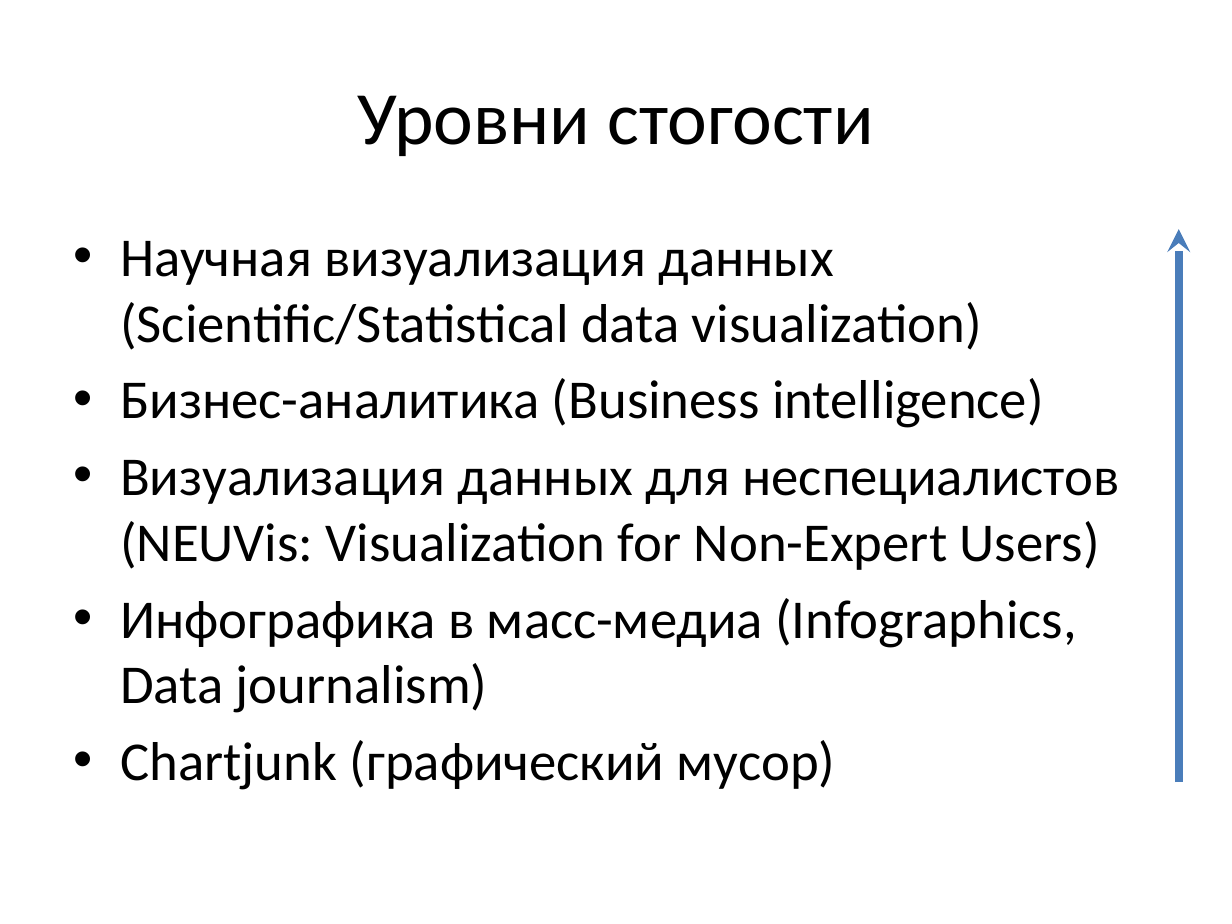
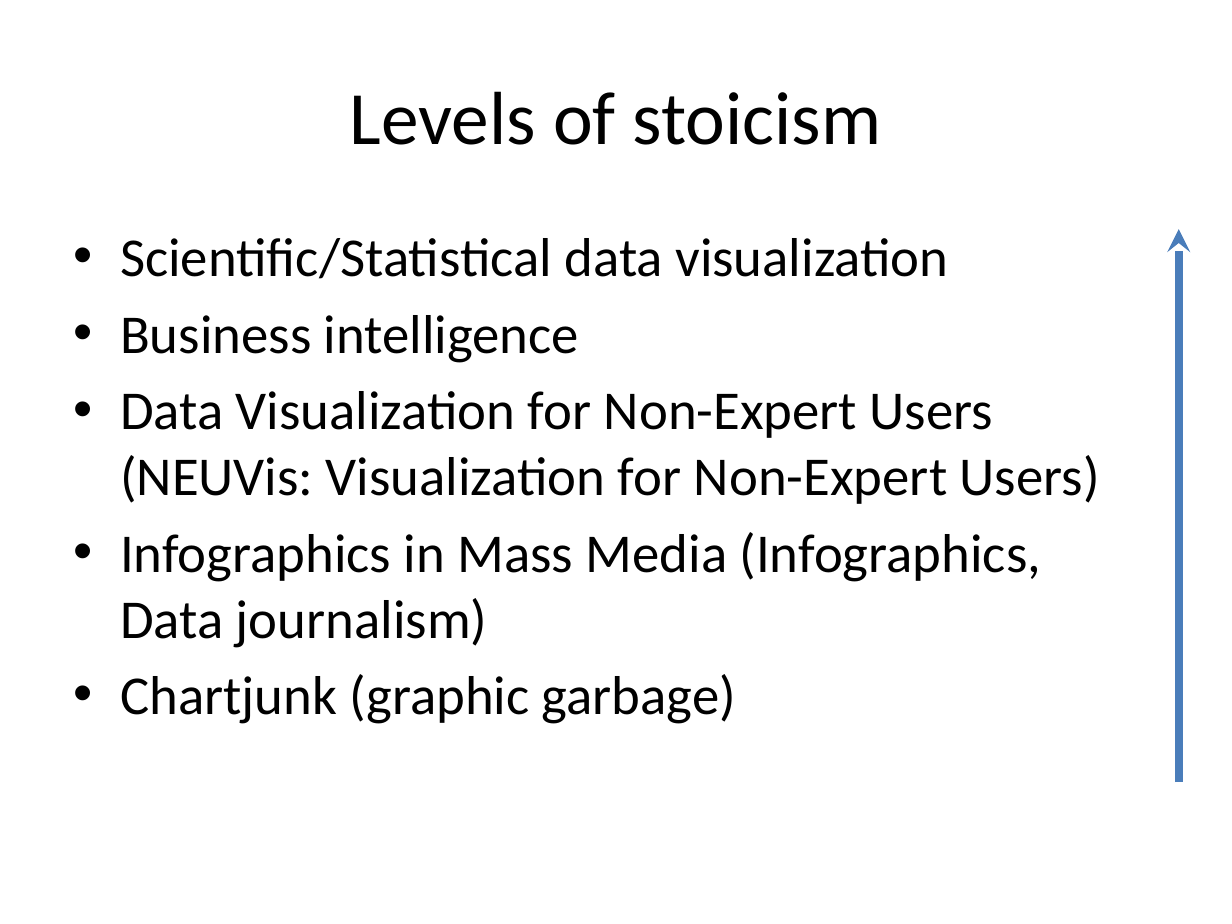
Before and after one commit to a-vodka/dv, a slide deck: slide 7 of dv-lec1-intro.pptx. Drawn at 1232x924 pixels with LibreOffice and Linux fonts; fonts in the diff are those of the drawing; background and template pictures are left out. Boxes give left, top, right and bottom in pixels: in the first picture for what was removed or moved away, otherwise in the second. Text is boxed around its words. In the diff, an @@ line names an element or a change of style, - is before the commit and + after.

```diff
--- a/dv-lec1-intro.pptx
+++ b/dv-lec1-intro.pptx
@@ title at box(350, 91, 881, 145): text changed @@
-Уровни стогости
+Levels of stoicism
@@ text at box(120, 238, 1100, 724): text changed @@
-• Научная визуализация данных (Scientific/Statistical data visualization)
-• Бизнес-аналитика (Business intelligence)
-• Визуализация данных для неспециалистов (NEUVis: Visualization for Non-Expert Users)
-• Инфографика в масс-медиа (Infographics, Data journalism)
-• Chartjunk (графический мусор)
+• Scientific/Statistical data visualization
+• Business intelligence
+• Data Visualization for Non-Expert Users (NEUVis: Visualization for Non-Expert Users)
+• Infographics in Mass Media (Infographics, Data journalism)
+• Chartjunk (graphic garbage)
```
Also in this commit, not shown: 28 other slides changed, 5 slides added, 5 slides removed, 9 other files.
